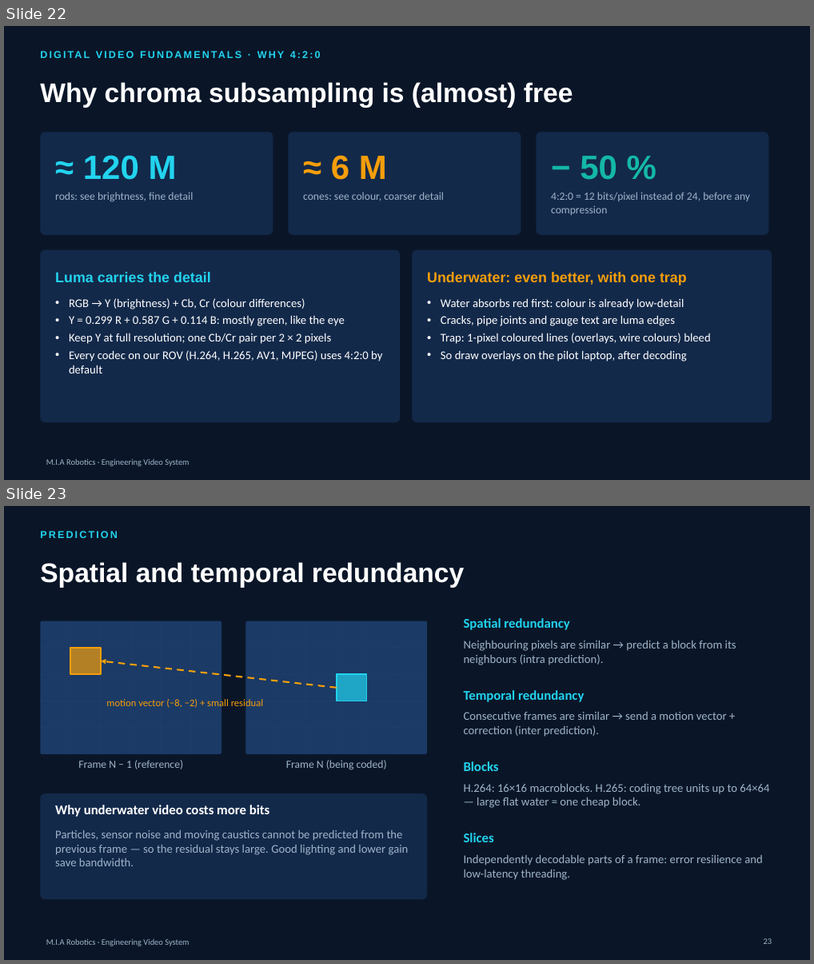
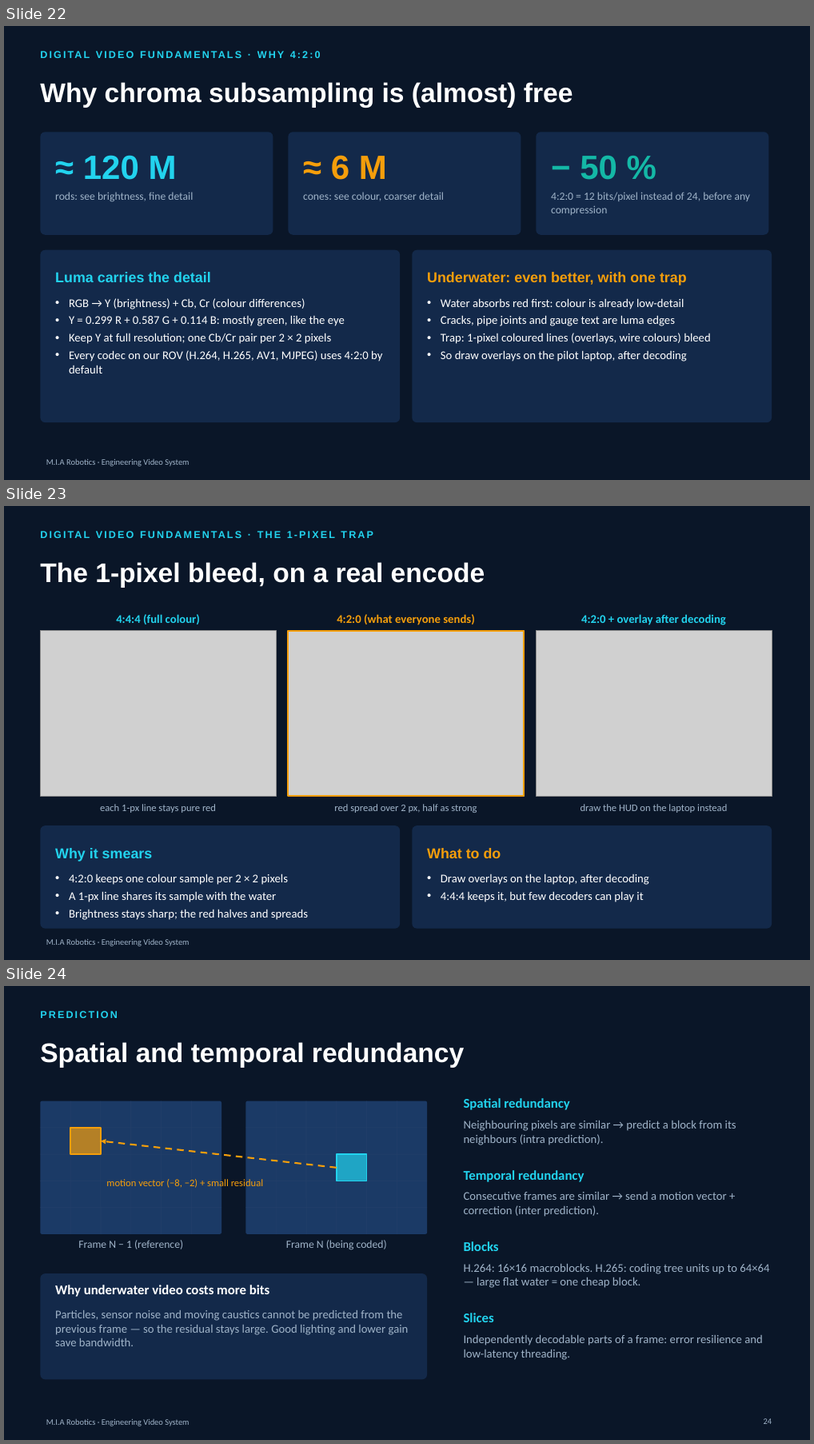
Before and after one commit to YoussefAbbas2001/video-streaming, a slide deck: presentation/MIA_Video_Streaming.pptx. Shown one above the other, each under a label of ours: slides 22 and 23 before the commit, slides 22, 23 and 24 after it. The pictures are 814x964 and 814x1444 pixels, drawn with LibreOffice and Linux fonts; fonts in the diff are those of the drawing; grey boxes stand for pictures; background and template pictures are left out. Boxes give left, top, right and bottom in pixels: in the first picture for what was removed or moved away, otherwise in the second. Text is boxed around its words. In the diff, an @@ line names an element or a change of style, - is before the commit and + after.

```diff
--- a/presentation/MIA_Video_Streaming.pptx
+++ b/presentation/MIA_Video_Streaming.pptx
@@ slide 23 added at bbox=[4, 506, 810, 960], background #0A1628; not listed: 1 template element that a slide beside it also shows @@
@@ text added at bbox=[287, 531, 293, 538], 12 pt, text #22D3EE, bold @@
+DIGITAL VIDEO FUNDAMENTALS · THE 1-PIXEL TRAP
@@ title added at bbox=[40, 562, 486, 588], 32 pt, text #FFFFFF, bold @@
+The 1-pixel bleed, on a real encode
@@ text added at bbox=[116, 614, 200, 624], 14 pt, text #22D3EE, bold @@
+4:4:4 (full colour)
@@ text added at bbox=[337, 614, 475, 625], 14 pt, text #F59E0B, bold @@
+4:2:0 (what everyone sends)
@@ text added at bbox=[582, 614, 726, 625], 14 pt, text #22D3EE, bold @@
+4:2:0 + overlay after decoding
@@ picture added at bbox=[40, 631, 276, 796] @@
@@ picture added at bbox=[288, 631, 524, 796] @@
@@ rectangle added at bbox=[288, 631, 524, 796], outline #F59E0B 2 pt @@
@@ picture added at bbox=[536, 631, 772, 796] @@
@@ text added at bbox=[100, 804, 216, 812], 12 pt, text #9FB3C8 @@
+each 1-px line stays pure red
@@ text added at bbox=[334, 804, 477, 812], 12 pt, text #9FB3C8 @@
+red spread over 2 px, half as strong
@@ text added at bbox=[581, 804, 727, 812], 12 pt, text #9FB3C8 @@
+draw the HUD on the laptop instead
@@ rounded rectangle added at bbox=[40, 825, 400, 928], fill #13294A @@
@@ rounded rectangle added at bbox=[412, 825, 772, 928], fill #13294A @@
@@ text added at bbox=[55, 848, 153, 861], 17 pt, text #22D3EE, bold @@
+Why it smears
@@ text added at bbox=[427, 848, 502, 858], 17 pt, text #F59E0B, bold @@
+What to do
@@ text added at bbox=[69, 873, 308, 920], 14 pt, text #FFFFFF @@
+• 4:2:0 keeps one colour sample per 2 × 2 pixels
+• A 1-px line shares its sample with the water
+• Brightness stays sharp; the red halves and spreads
@@ text added at bbox=[441, 873, 650, 902], 14 pt, text #FFFFFF @@
+• Draw overlays on the laptop, after decoding
+• 4:4:4 keeps it, but few decoders can play it
@@ what was slide 23 is now slide 24 @@
```
Also in this commit, not shown: 7 other slides added, 16 other files.
